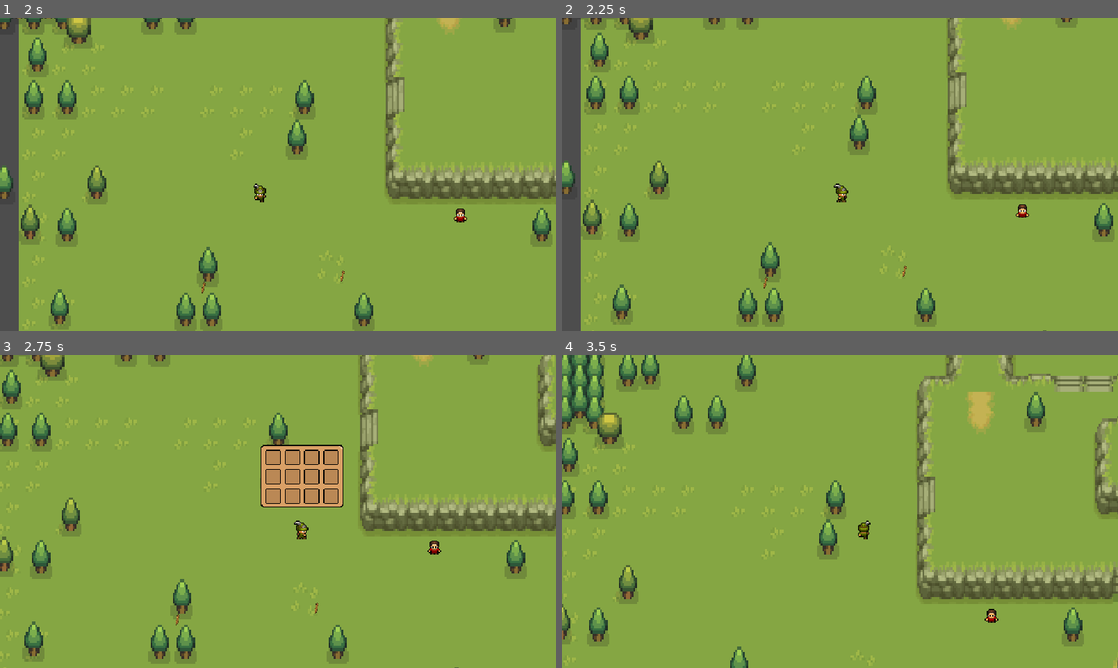
Above: before the commit, frames 1-4 (two rows, left to right).
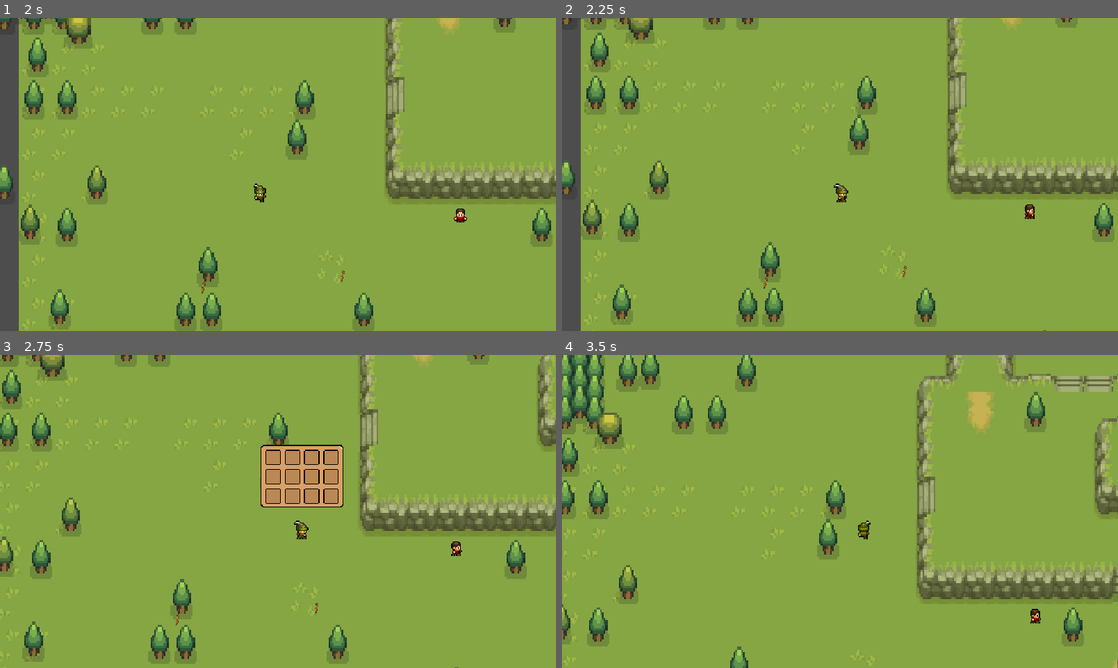
Above: after the commit, the same moments.

Repository: maryBauman/Survive
Game: Godot game, scene res://scenes/places/world.tscn
Same seed, same stepped clock (60 frames per second), same inputs: the game is played once before the commit and once after it.
Inputs:
- Up to frame 1 (2 s): tap Enter at 0.5 s; hold D (right) 0.53-1.28 s; tap E (e) at 0.6, 1.55 s; tap I (i) at 0.8, 1.35 s; hold S (down) from 1.28 s (still down)
- Up to frame 2 (2.25 s): release S (down) at 2.03 s; hold D (right) from 2.03 s (still down); tap E (e) at 2.1 s
- Up to frame 3 (2.75 s): keep holding D (right); tap I (i) at 2.3 s
- Up to frame 4 (3.5 s): release D (right) at 2.78 s; hold W (up) from 2.78 s (still down); tap I (i) at 2.85 s; tap E (e) at 3.05 s

Frame 1 is identical in both runs. In frame 2, 0.1% of the frame differs, in the area x 81-85%, y 59-65%; in frame 3, 0.2%, in the area x 76-84%, y 59-65%; in frame 4, 0.2%.
Error before the commit: Invalid call. Nonexistent function 'time_left' in base 'Timer'. (res://scenes/npc.gd:71)

Commit message:
fixed npc walking problem by adding await .timeout

Diff:
--- a/scenes/npc.gd
+++ b/scenes/npc.gd
@@ -20,6 +20,8 @@
 func _ready():
 	randomize()
 	start_pos = position
+	$Timer.one_shot = false
+
 
 func _process(delta):
 	if cur_state==0 or cur_state==1:
@@ -36,7 +38,6 @@
 			$AnimatedSprite2D.play("w-walk")
 
 	if is_roaming:
-		chooseNewState()
 		match cur_state:
 			IDLE:
 				pass
@@ -44,6 +45,8 @@
 				dir = choose([Vector2.RIGHT, Vector2.UP, Vector2.LEFT, Vector2.DOWN])
 			MOVE:
 				move(delta)
+		await $Timer.timeout
+
 
 func choose(array):
 	array.shuffle()
@@ -52,6 +55,7 @@
 func move(delta):
 	if !is_chatting:
 		position += dir * speed * delta
+
 
 
 func _on_chat_detection_area_body_shape_entered(body_rid, body, body_shape_index, local_shape_index):
@@ -64,10 +68,9 @@
 	if body.has_method("player"):
 		player_in_chatzone = false
 
-#never called, gonna try calling it
-func chooseNewState():
+
+func _on_timer_timeout():
 	#$Timer.wait_time=choose([5, 10, 15, 20, 30, 45])
-	$Timer.wait_time = (3000)
-	print($Timer.time_left())
+	$Timer.wait_time = (1)
 	cur_state = choose([IDLE, NEW_DIR, MOVE])
 	print("cur_state = ", cur_state)
--- a/scenes/npc.tscn
+++ b/scenes/npc.tscn
@@ -182,8 +182,8 @@
 shape = SubResource("CircleShape2D_5swav")
 
 [node name="Timer" type="Timer" parent="."]
-wait_time = 10.0
 autostart = true
 
 [connection signal="body_shape_entered" from="chat_detection_area" to="." method="_on_chat_detection_area_body_shape_entered"]
 [connection signal="body_shape_exited" from="chat_detection_area" to="." method="_on_chat_detection_area_body_shape_exited"]
+[connection signal="timeout" from="Timer" to="." method="_on_timer_timeout"]
